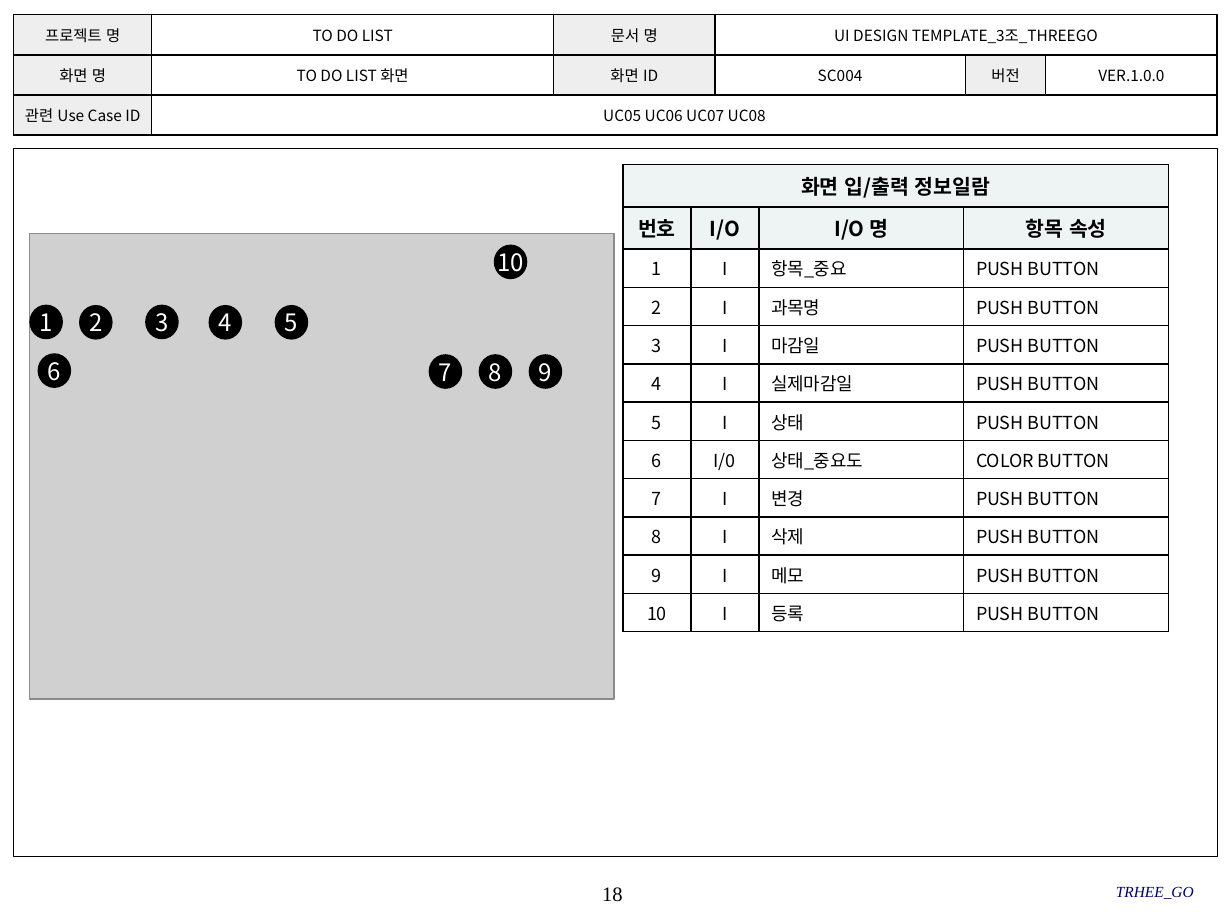
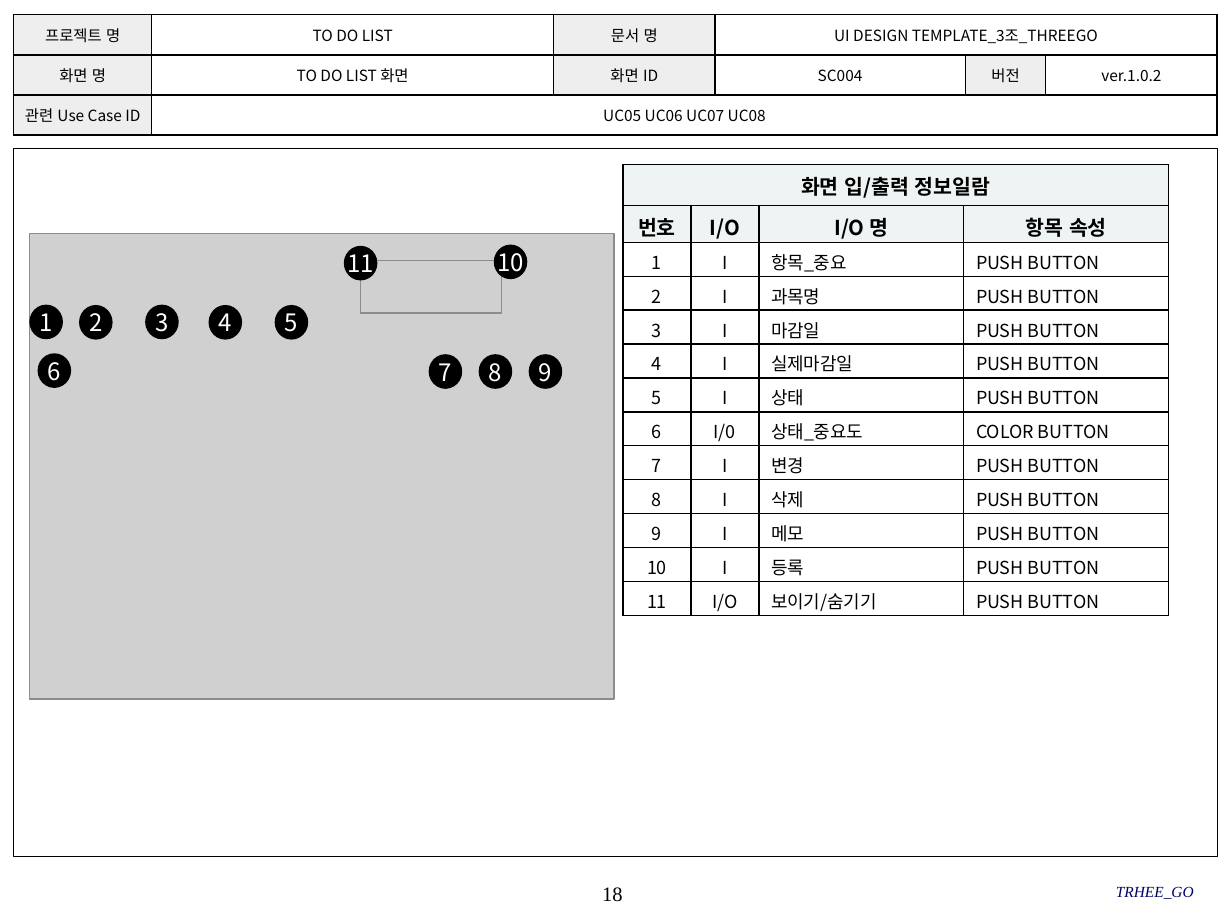
Before and after one commit to SMU-SE-Admin/18-1_3_THREEGO_Doc, a slide deck: slide 18 of 03 설계/UI Design Template_3조_THREEGO.pptx. Drawn at 1232x924 pixels with LibreOffice and Linux fonts; fonts in the diff are those of the drawing; grey boxes stand for pictures; background and template pictures are left out. Boxes give left, top, right and bottom in pixels: in the first picture for what was removed or moved away, otherwise in the second. Text is boxed around its words. In the diff, an @@ line names an element or a change of style, - is before the commit and + after.

```diff
--- a/03 설계/UI Design Template_3조_THREEGO.pptx
+++ b/03 설계/UI Design Template_3조_THREEGO.pptx
@@ table at (x1=14, y1=15, x2=1216, y2=136) @@
-row 2, column 6: VER.1.0.0
+row 2, column 6: ver.1.0.2
@@ table at (x1=623, y1=165, x2=1168, y2=615) @@
+row 13: 11 | I/O | 보이기/숨기기 | PUSH BUTTON
@@ ellipse added at (x1=345, y1=248, x2=375, y2=278), fill #000000, outline #000000 2 pt, 14 pt, text #FFFFFF @@
+11
@@ picture added at (x1=361, y1=260, x2=503, y2=313) @@
```
Also in this commit, not shown: 22 other slides changed.
